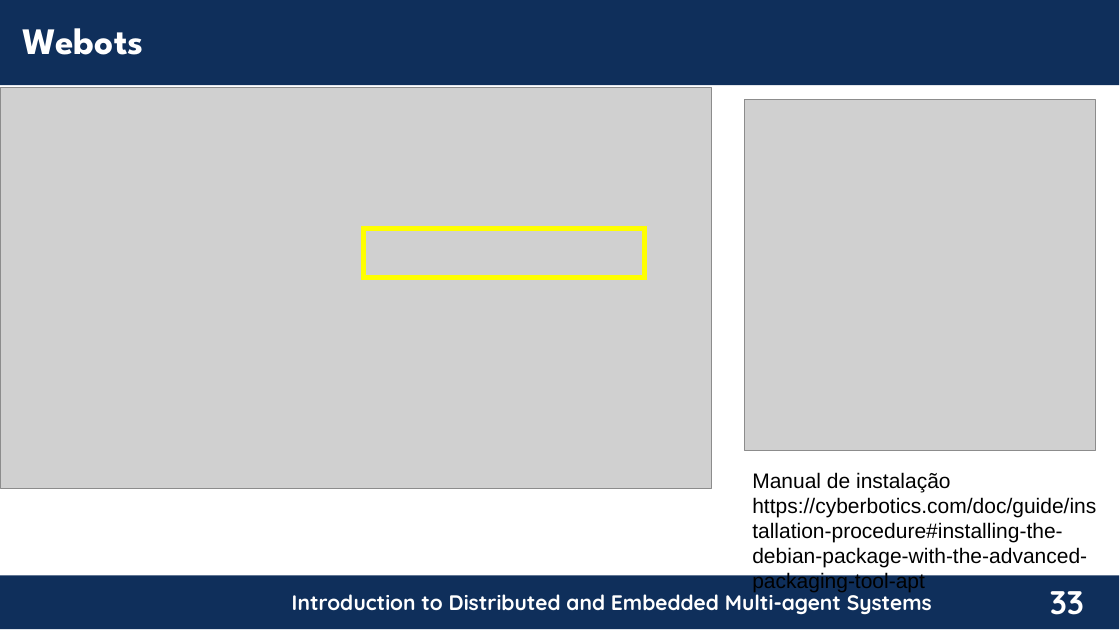
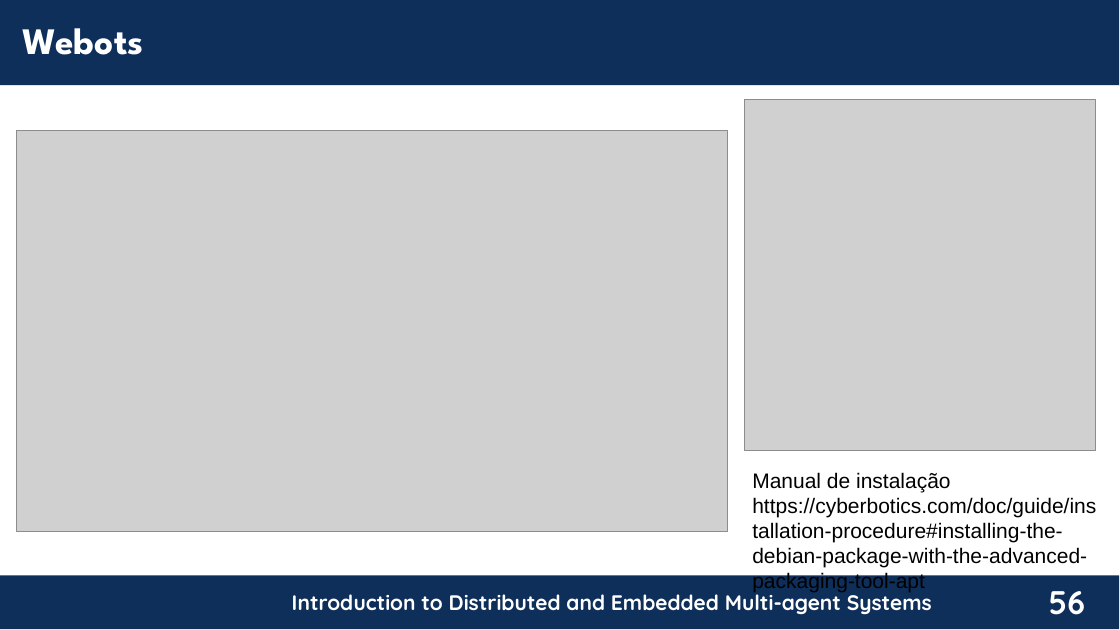
Before and after one commit to chon-group/distributedAndEmbeddedAI, a slide deck: slide 56 of course/05-TheDevelopmentTool/TheDevelopmentTool_20240217.odp (slide 33 before the commit). Drawn at 1120x630 pixels with LibreOffice and Linux fonts; fonts in the diff are those of the drawing; grey boxes stand for pictures; background and template pictures are left out. Boxes give left, top, right and bottom in pixels: in the first picture for what was removed or moved away, otherwise in the second. Text is boxed around its words. In the diff, an @@ line names an element or a change of style, - is before the commit and + after.

```diff
--- a/course/05-TheDevelopmentTool/TheDevelopmentTool_20240217.odp
+++ b/course/05-TheDevelopmentTool/TheDevelopmentTool_20240217.odp
@@ picture: place and size @@
-picture at [0, 87, 711, 488]
+picture at [17, 130, 728, 531]
@@ rectangle removed at [364, 229, 645, 278] @@
@@ page number at [1049, 591, 1086, 615]: text changed @@
-33
+56
```
Also in this commit, not shown: 15 other slides changed, 58 slides added, 30 slides removed, 2 other files.
